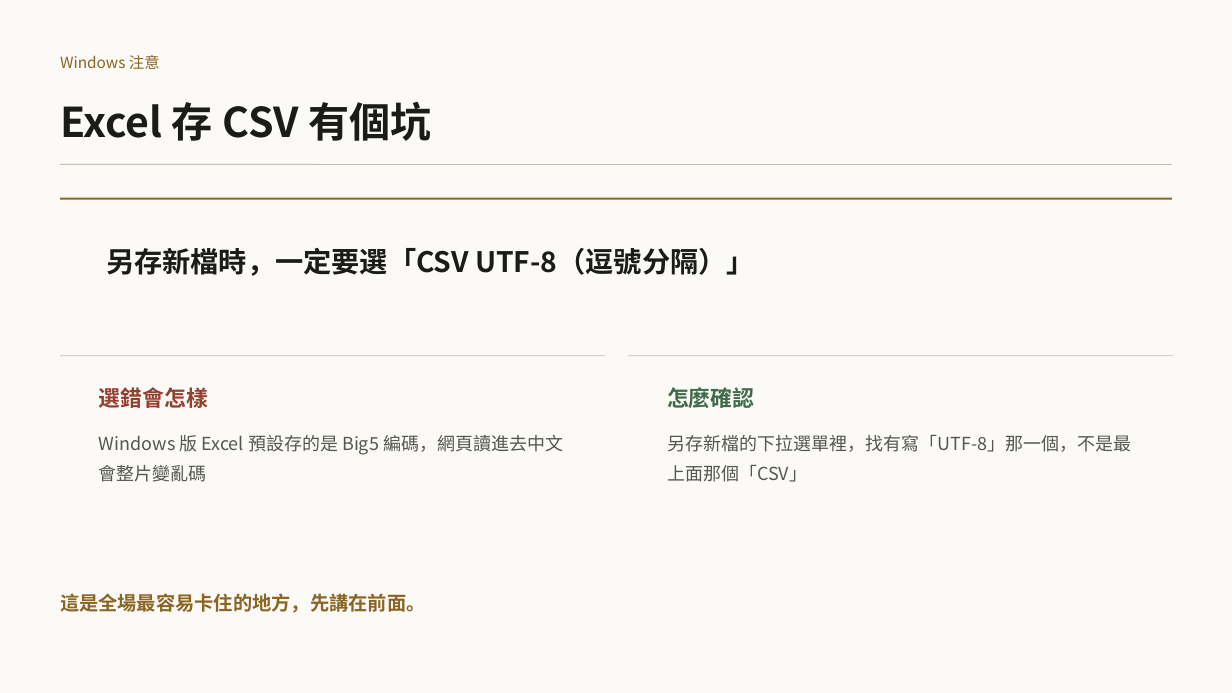
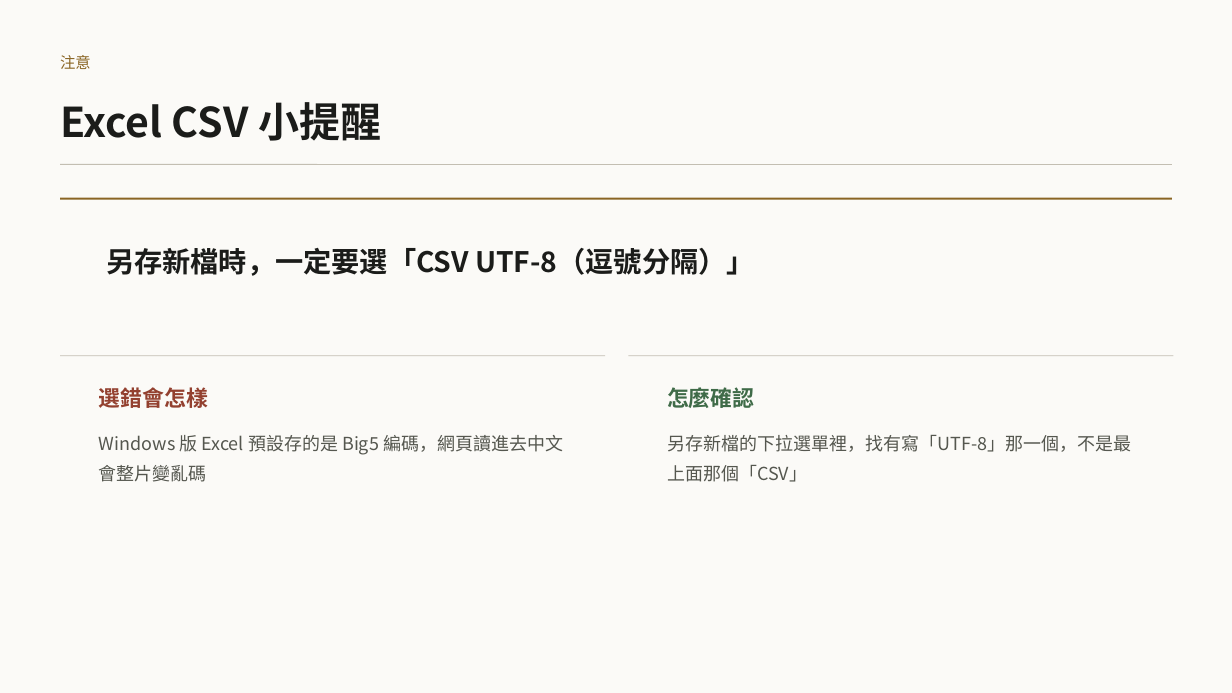
Before and after one commit to b39070566/architectureAiClass, a slide deck: slide 32 of slides/vibe-coding-workshop.pptx (slide 31 before the commit). Drawn at 1232x693 pixels with LibreOffice and Linux fonts; fonts in the diff are those of the drawing. Boxes give left, top, right and bottom in pixels: in the first picture for what was removed or moved away, otherwise in the second. Text is boxed around its words. In the diff, an @@ line names an element or a change of style, - is before the commit and + after.

```diff
--- a/slides/vibe-coding-workshop.pptx
+++ b/slides/vibe-coding-workshop.pptx
@@ text at [60,55,91,69]: text changed @@
-Windows 注意
+注意
@@ text at [60,102,381,141]: text changed @@
-Excel 存 CSV 有個坑
+Excel CSV 小提醒
@@ text removed at [60,593,426,613] @@
-這是全場最容易卡住的地方，先講在前面。
```
Also in this commit, not shown: 17 other slides changed, 3 slides added, 2 slides removed, 6 other files.
